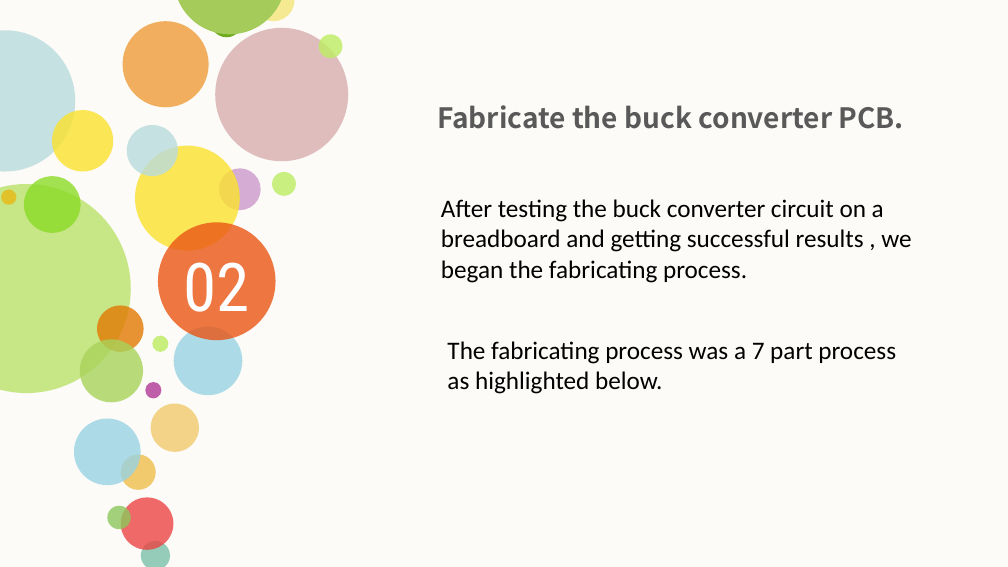
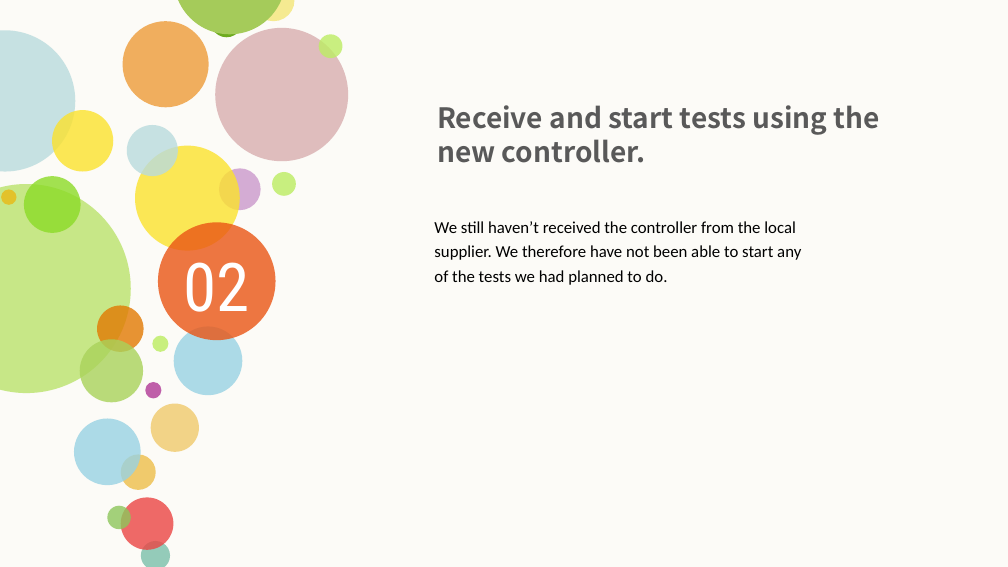
Before and after one commit to jibebe-jkuat/internship2023, a slide deck: slide 5 of electrical/Week 10 progress report.pptx. Drawn at 1008x567 pixels with LibreOffice and Linux fonts; fonts in the diff are those of the drawing. Boxes give left, top, right and bottom in pixels: in the first picture for what was removed or moved away, otherwise in the second. Text is boxed around its words. In the diff, an @@ line names an element or a change of style, - is before the commit and + after.

```diff
--- a/electrical/Week 10 progress report.pptx
+++ b/electrical/Week 10 progress report.pptx
@@ text at <box>437,105,880,163</box>: text changed @@
-Fabricate the buck converter PCB.
+Receive and start tests using the new controller.
@@ text removed at <box>441,199,911,283</box> @@
-After testing the buck converter circuit on a
-breadboard and getting successful results , we
-began the fabricating process.
@@ text added at <box>434,221,801,285</box>, 12 pt, text #000000 @@
+We still haven’t received the controller from the local
+supplier. We therefore have not been able to start any
+of the tests we had planned to do.
@@ text removed at <box>447,341,896,394</box> @@
-The fabricating process was a 7 part process
-as highlighted below.
```
Also in this commit, not shown: 4 other slides changed, 7 slides removed.
